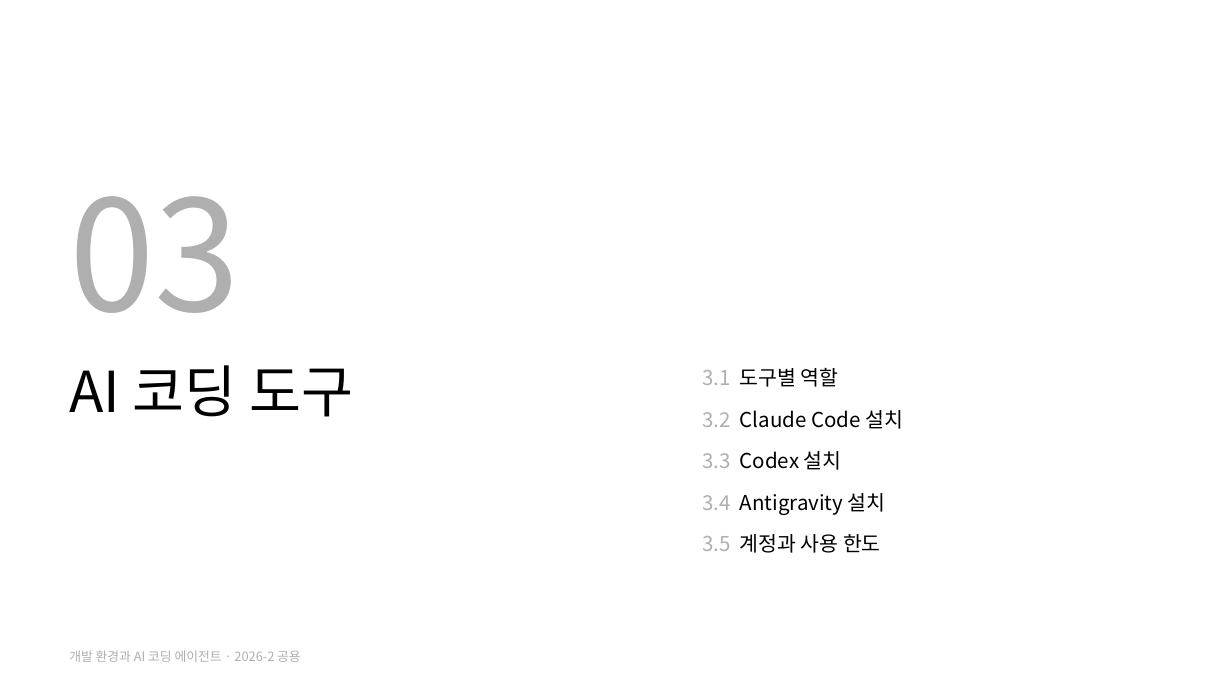
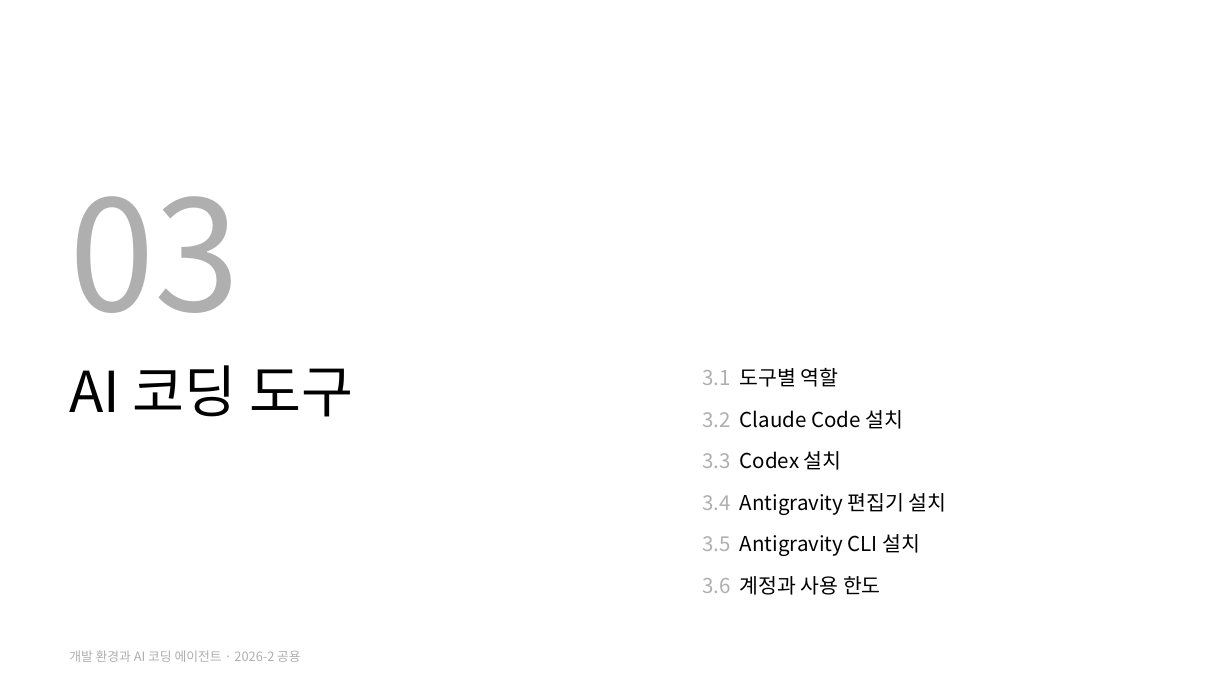
Before and after one commit to jihoyeo/ai-mobility, a slide deck: slide 11 of slides/common/dev_env.pptx. Drawn at 1232x693 pixels with LibreOffice and Linux fonts; fonts in the diff are those of the drawing. Boxes give left, top, right and bottom in pixels: in the first picture for what was removed or moved away, otherwise in the second. Text is boxed around its words. In the diff, an @@ line names an element or a change of style, - is before the commit and + after.

```diff
--- a/slides/common/dev_env.pptx
+++ b/slides/common/dev_env.pptx
@@ text at (702,493,947,595): text changed @@
-3.4 Antigravity 설치
-3.5 계정과 사용 한도
+3.4 Antigravity 편집기 설치
+3.5 Antigravity CLI 설치
+3.6 계정과 사용 한도
```
Also in this commit, not shown: 15 other slides changed, 1 slide added, 1 slide removed, 2 other files.
